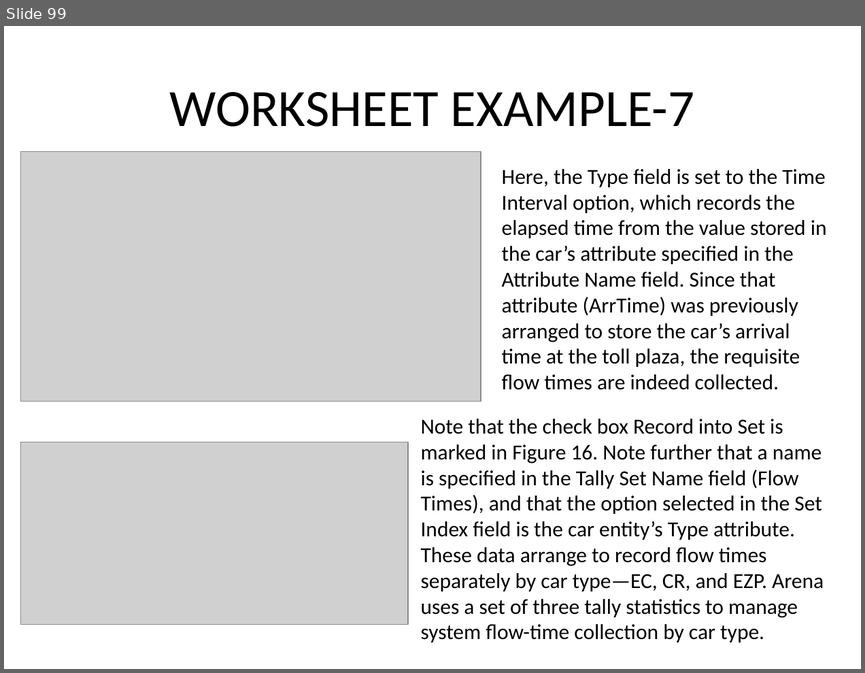
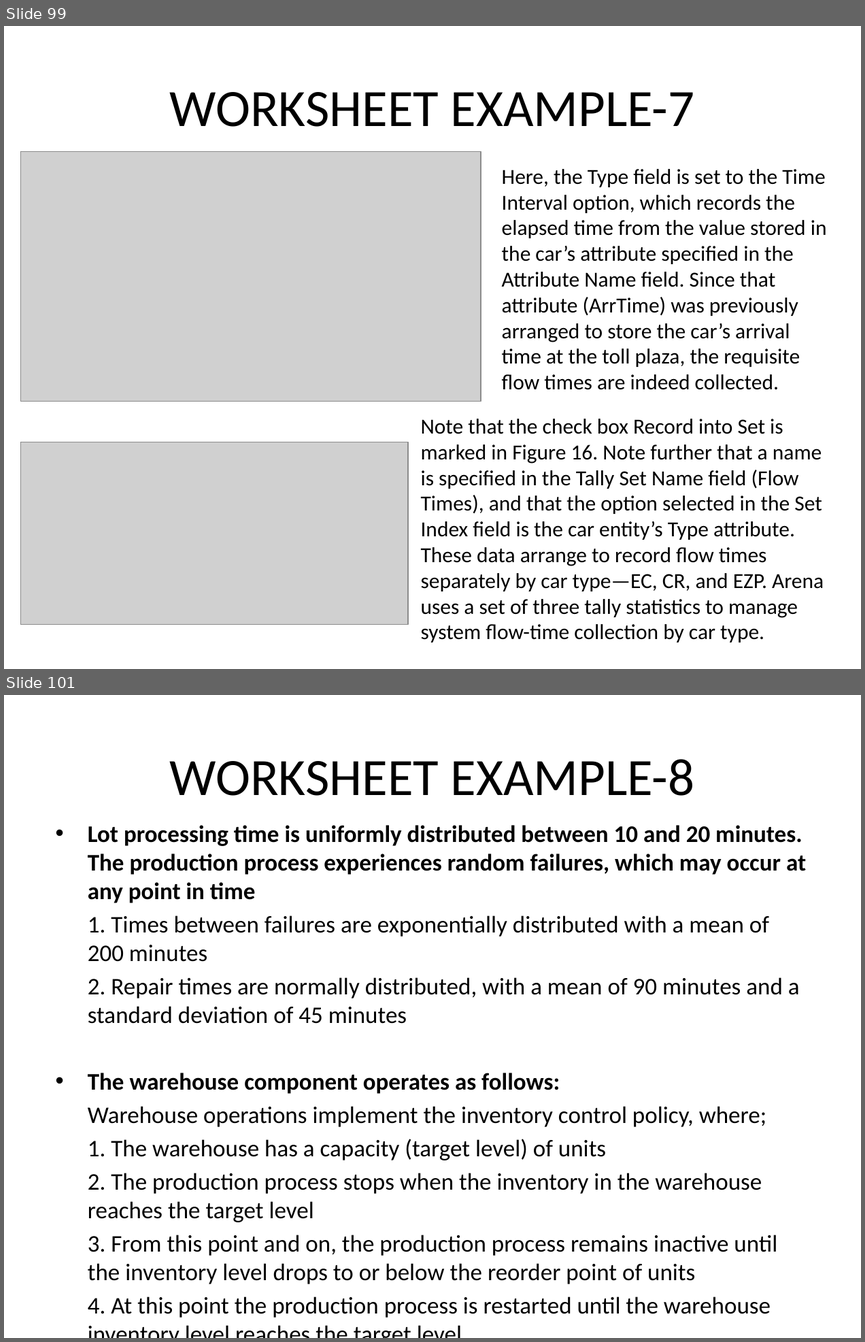
Before and after one commit to maeyler/Simulation, a slide deck: Simulation Works/QUESTIONS.pptx. Shown one above the other, each under a label of ours: slide 99 before the commit, slides 99 and 101 after it; the slides between them are not shown. The pictures are 865x673 and 865x1342 pixels, drawn with LibreOffice and Linux fonts; fonts in the diff are those of the drawing; grey boxes stand for pictures. Boxes give left, top, right and bottom in pixels: in the first picture for what was removed or moved away, otherwise in the second. Text is boxed around its words. In the diff, an @@ line names an element or a change of style, - is before the commit and + after.

```diff
--- a/Simulation Works/QUESTIONS.pptx
+++ b/Simulation Works/QUESTIONS.pptx
@@ slide 101 added at (4, 695, 861, 1338), background #FFFFFF @@
@@ title added at (169, 759, 694, 796), 44 pt, text #000000 @@
+WORKSHEET EXAMPLE-8
@@ text added at (88, 825, 806, 1317), 20 pt, text #000000 @@
+• Lot processing time is uniformly distributed between 10 and 20 minutes. The production process experiences random failures, which may occur at any point in time
+1. Times between failures are exponentially distributed with a mean of 200 minutes
+2. Repair times are normally distributed, with a mean of 90 minutes and a standard deviation of 45 minutes
+• The warehouse component operates as follows:
+Warehouse operations implement the inventory control policy, where;
+1. The warehouse has a capacity (target level) of units
+2. The production process stops when the inventory in the warehouse reaches the target level
+3. From this point and on, the production process remains inactive until the inventory level drops to or below the reorder point of units
+4. At this point the production process is restarted until the warehouse inventory level reaches the target level
```
Also in this commit, not shown: 14 other slides added, 2 other files.
